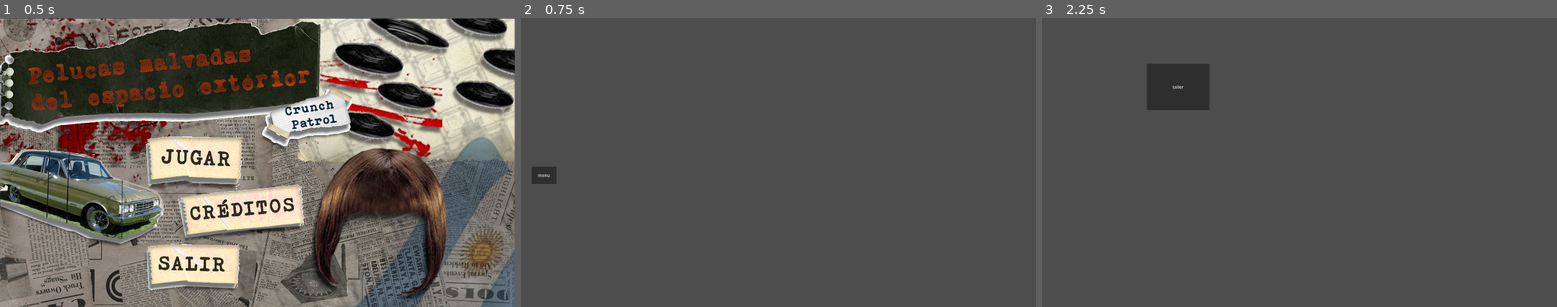
Above: before the commit, frames 1-3 (left to right).
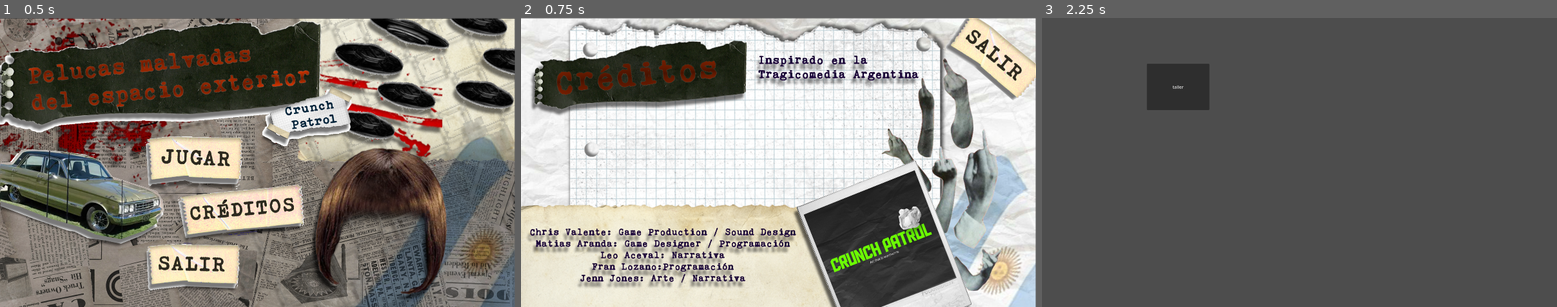
Above: after the commit, the same moments.

Repository: dest3/Pelucas-del-espacio-exterior
Game: Godot game, scene res://escenas/niveles/menu.tscn
Same seed, same stepped clock (60 frames per second), same inputs: the game is played once before the commit and once after it.
Inputs (mouse positions are in pixels of both pictures, inside the frame that each line leads up to):
- Up to frame 1 (0.5 s): no input
- Up to frame 2 (0.75 s): click "creditos" at 0.5 s
- Up to frame 3 (2.25 s): click "menu" at 1.25 s; click (1237, 159) at 2 s

Frame 1 is identical in both runs. In frame 2, 96% of the frame differs, in the area x 0-100%, y 0-100%; in frame 3, nothing differs.
Error before the commit: Invalid call. Nonexistent function 'scale' in base 'Array[Node]'. (res://escenas/niveles/menu.gd:44)

Commit message:
implementacion de creditos y fondo en mini juego

Diff:
--- a/escenas/niveles/creditos.tscn
+++ b/escenas/niveles/creditos.tscn
@@ -1,16 +1,32 @@
-[gd_scene load_steps=2 format=3 uid="uid://d1lxbj68508dv"]
+[gd_scene load_steps=4 format=3 uid="uid://d1lxbj68508dv"]
 
 [ext_resource type="Script" path="res://escenas/niveles/menu.gd" id="1_lndhg"]
+[ext_resource type="Texture2D" uid="uid://bxih1ldsfo5aa" path="res://escenas/assets/Creditos/Salir.png" id="2_ktlte"]
+[ext_resource type="Texture2D" uid="uid://nrm6lbxs1rw7" path="res://escenas/assets/Creditos/creditos si.png" id="3_tqnuj"]
 
 [node name="creditos" type="Node2D"]
 script = ExtResource("1_lndhg")
 
+[node name="CreditosSi" type="Sprite2D" parent="."]
+z_index = -1
+position = Vector2(959, 541)
+texture = ExtResource("3_tqnuj")
+
 [node name="menu" type="Button" parent="."]
-offset_left = 40.0
-offset_top = 555.0
-offset_right = 132.0
-offset_bottom = 620.0
+offset_left = 1686.0
+offset_top = -8.0
+offset_right = 1999.0
+offset_bottom = 129.0
+rotation = 0.675442
 text = "menu
 "
+metadata/_edit_group_ = true
+
+[node name="Salir" type="Sprite2D" parent="menu"]
+position = Vector2(159, 76)
+texture = ExtResource("2_ktlte")
+region_enabled = true
+region_rect = Rect2(183.974, 454.606, 386.522, 201.314)
+metadata/_edit_group_ = true
 
 [connection signal="pressed" from="menu" to="." method="_on_menu_pressed"]
--- a/escenas/niveles/menu.gd
+++ b/escenas/niveles/menu.gd
@@ -36,9 +36,8 @@
 
 
 func _on_play_mouse_entered():
-	children = get_children(0)
-	scale =Vector2(1.05, 1.05)
+	pass
 
 
 func _on_play_mouse_exited():
-	children.scale(Vector2(1.05, 1.05))
+	pass
Binary file added: escenas/assets/Creditos/Salir.png
Not shown, added: escenas/assets/Creditos/Salir.png.import
Binary file added: escenas/assets/Creditos/creditos si.png
Not shown, added: escenas/assets/Creditos/creditos si.png.import
Not shown, added: escenas/assets/Mini game diarios/Fondo gameplay 1.png.import
Binary file added: escenas/assets/Mini game diarios/Reloj.png
Not shown, added: escenas/assets/Mini game diarios/Reloj.png.import
Not shown, added: escenas/assets/Mini game diarios/Fondo gameplay 1.png
